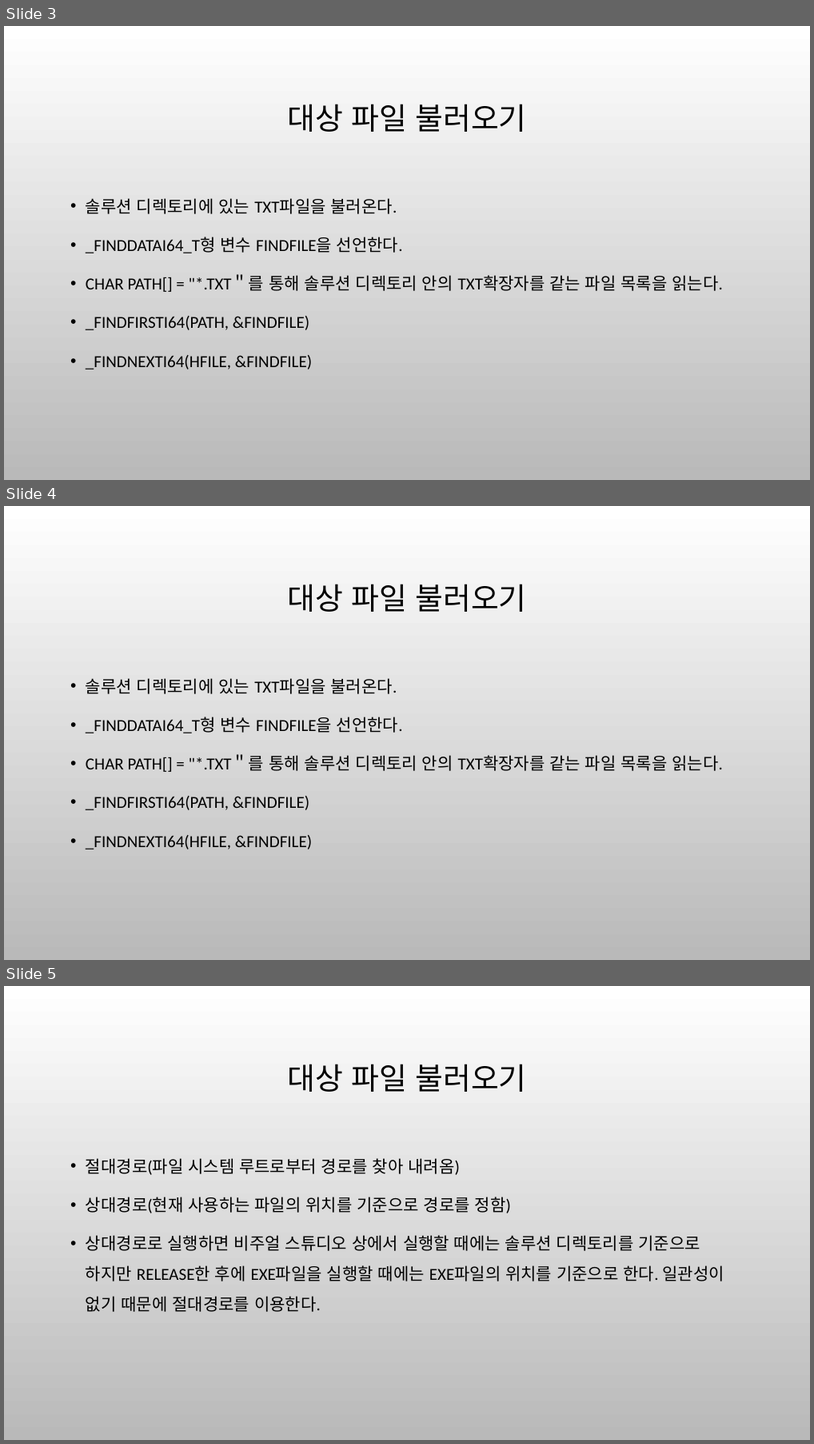
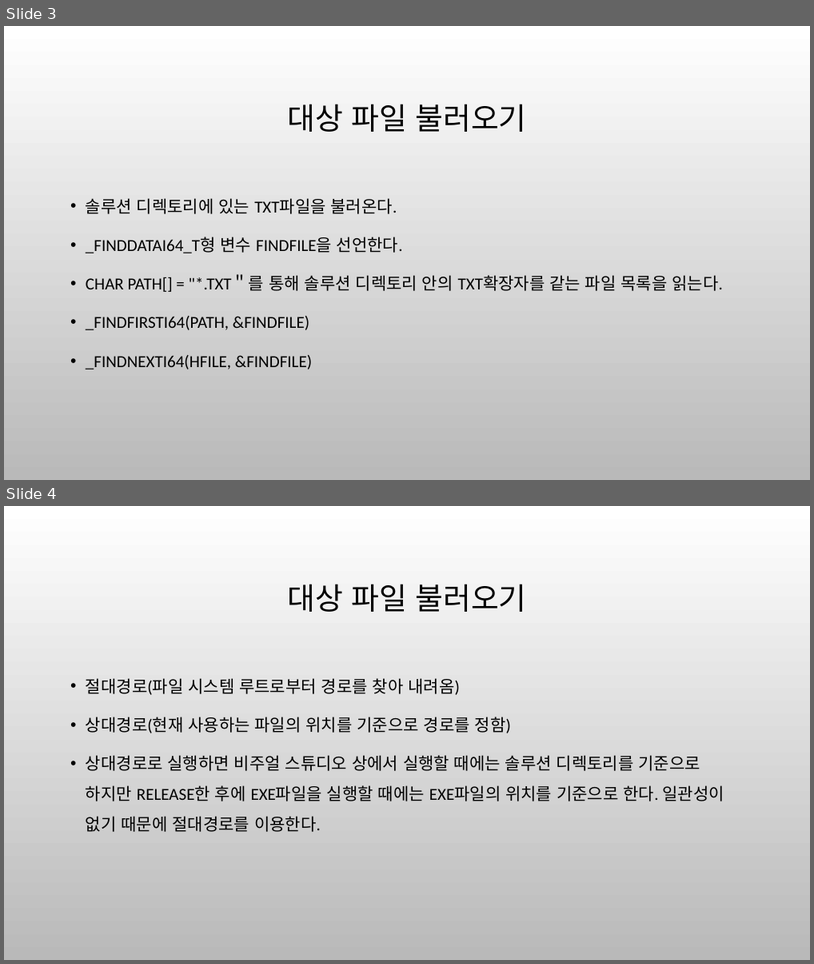
Before and after one commit to tmddn9990/SW_Programming, a slide deck: 20135730최승우 마지막 발표.pptx. Shown one above the other, each under a label of ours: slides 3, 4 and 5 before the commit, slides 3 and 4 after it. The pictures are 814x1444 and 814x964 pixels, drawn with LibreOffice and Linux fonts; fonts in the diff are those of the drawing; background and template pictures are left out. Boxes give left, top, right and bottom in pixels: in the first picture for what was removed or moved away, otherwise in the second. Text is boxed around its words. In the diff, an @@ line names an element or a change of style, - is before the commit and + after.

```diff
--- a/20135730최승우 마지막 발표.pptx
+++ b/20135730최승우 마지막 발표.pptx
@@ slide 4 removed at box(4, 506, 810, 960), background picture (left out) @@
@@ title removed at box(287, 584, 527, 612) @@
-대상 파일 불러오기
@@ text removed at box(86, 678, 723, 849) @@
-• 솔루션 디렉토리에 있는 TXT파일을 불러온다.
-• _FINDDATAI64_T형 변수 FINDFILE을 선언한다.
-• CHAR PATH[] = "*.TXT＂를 통해 솔루션 디렉토리 안의 TXT확장자를 같는 파일 목록을 읽는다.
-• _FINDFIRSTI64(PATH, &FINDFILE)
-• _FINDNEXTI64(HFILE, &FINDFILE)
@@ what was slide 5 is now slide 4 @@
```
Also in this commit, not shown: 2 slides changed.
